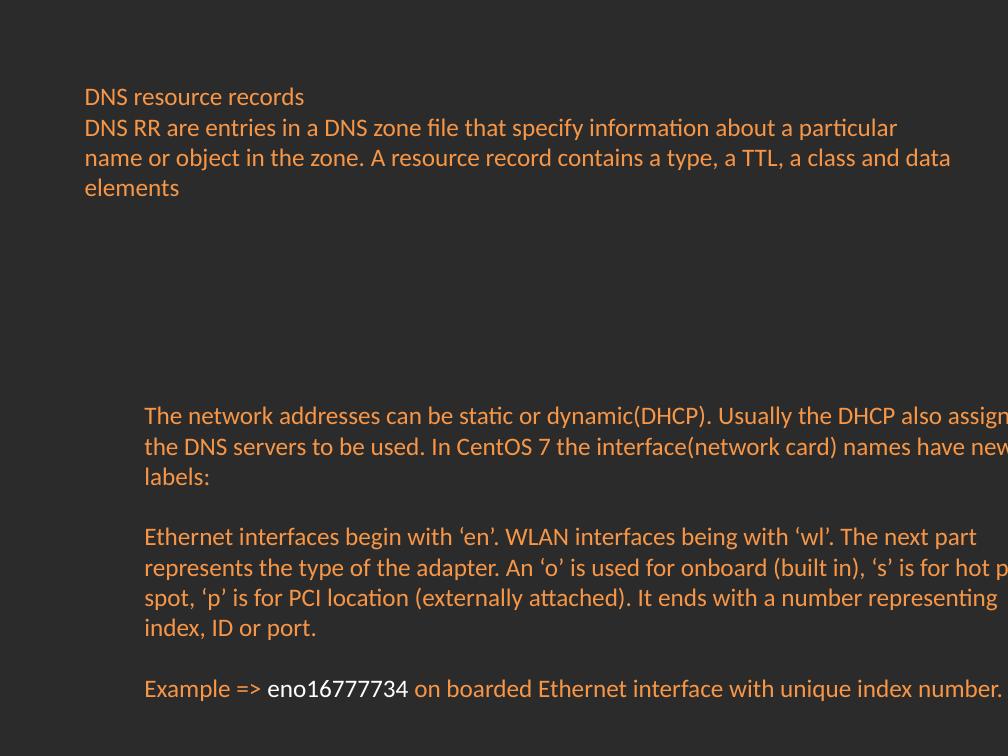
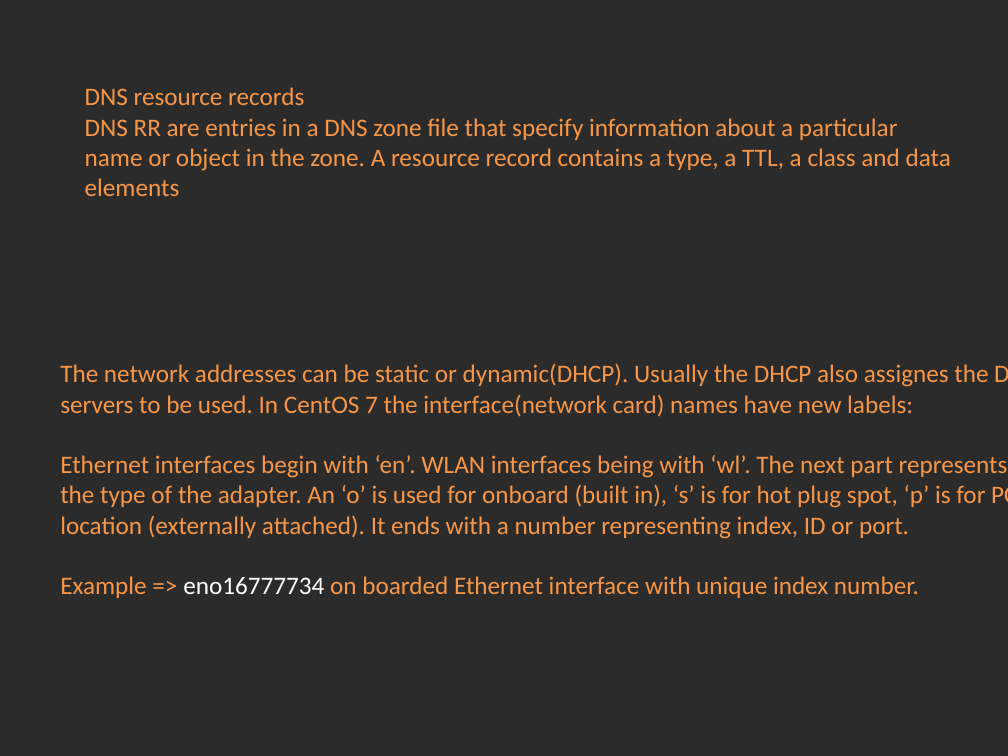
Before and after one commit to Academy-Soft-Intellect/Linux-Course, a slide deck: slide 4 of 06.Networking/06-DNS.pptx. Drawn at 1008x756 pixels with LibreOffice and Linux fonts; fonts in the diff are those of the drawing; background and template pictures are left out; a plain dark background stands for a picture behind light text. Boxes give left, top, right and bottom in pixels: in the first picture for what was removed or moved away, otherwise in the second. Text is boxed around its words. In the diff, an @@ line names an element or a change of style, - is before the commit and + after.

Commit message:
Users and Networking.

```diff
--- a/06.Networking/06-DNS.pptx
+++ b/06.Networking/06-DNS.pptx
@@ text "The network addresses can be ..." rewrapped from (144, 406, 1008, 701) to (60, 364, 1008, 598) @@
```
Also in this commit, not shown: 2 other files.
